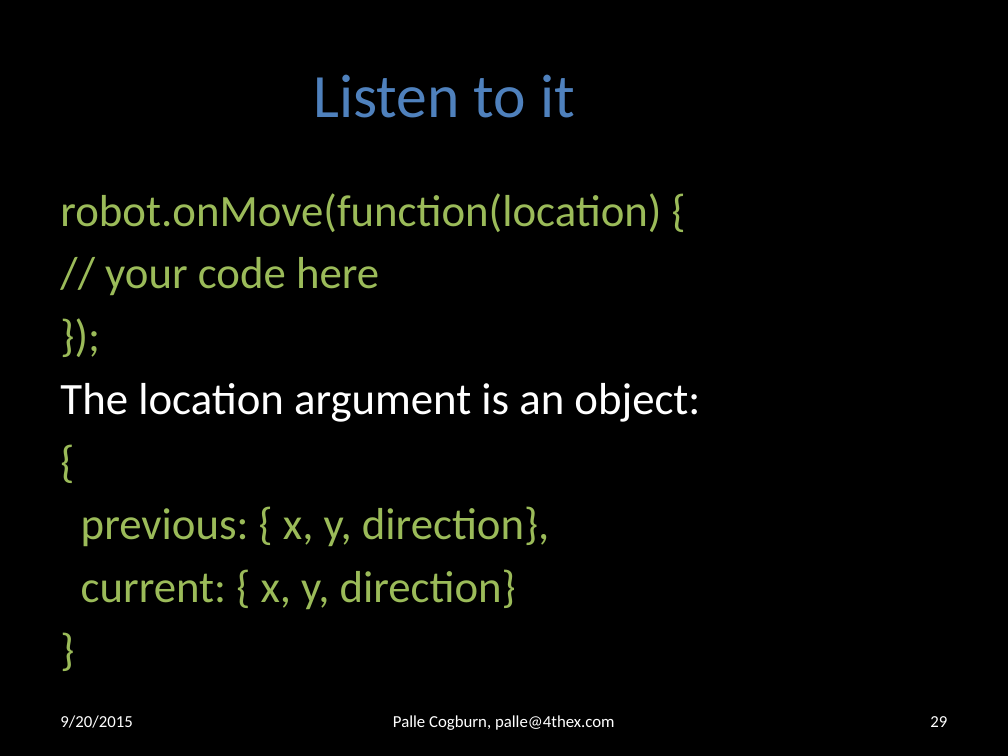
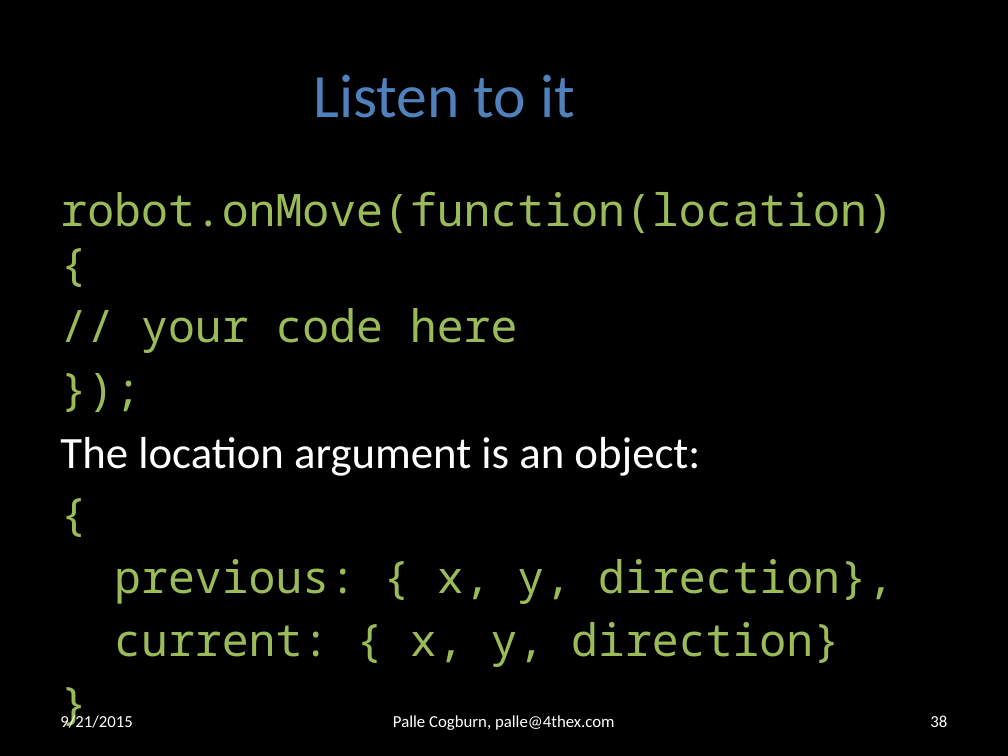
Before and after one commit to 4thex/JSRobot, a slide deck: slide 38 of doc/Computer Programming 1.pptx (slide 29 before the commit). Drawn at 1008x756 pixels with LibreOffice and Linux fonts; fonts in the diff are those of the drawing; background and template pictures are left out. Boxes give left, top, right and bottom in pixels: in the first picture for what was removed or moved away, otherwise in the second. Text is boxed around its words. In the diff, an @@ line names an element or a change of style, - is before the commit and + after.

```diff
--- a/doc/Computer Programming 1.pptx
+++ b/doc/Computer Programming 1.pptx
@@ text at (60, 191, 894, 667): font Calibri to Noto Sans Mono in "robot.onMove(function(location) {", "// your code here", "});", "{" and 3 more places @@
@@ text at (60, 714, 132, 728): text changed @@
-9/20/2015
+9/21/2015
@@ page number at (930, 715, 947, 727): text changed @@
-29
+38
```
Also in this commit, not shown: 29 other slides changed, 9 slides added, 1 other file.
